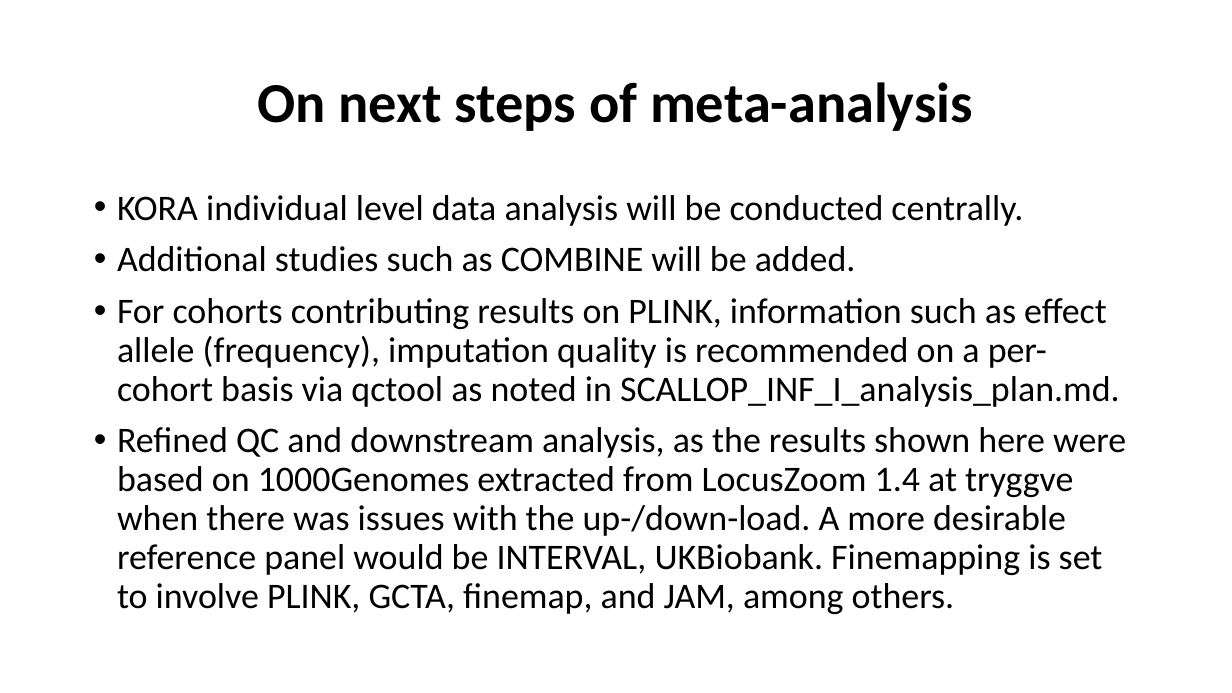
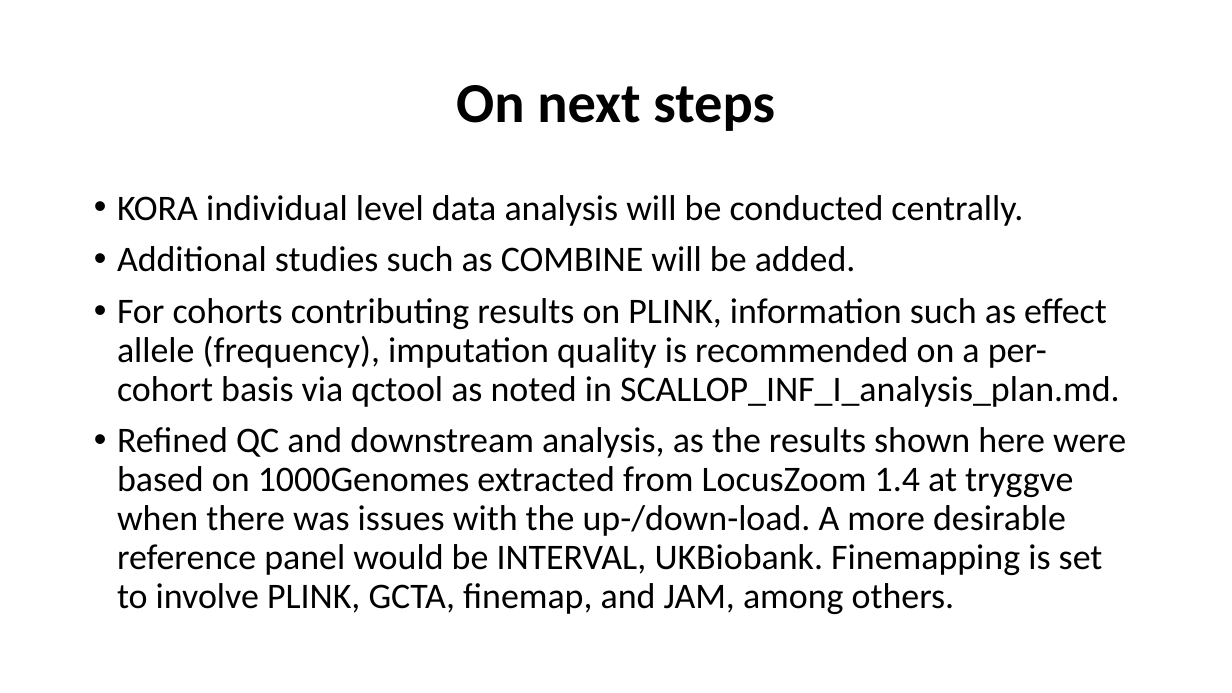
Before and after one commit to jinghuazhao/INF, a slide deck: slide 10 of doc/SCALLOP_INF1-291118.pptx. Drawn at 1232x693 pixels with LibreOffice and Linux fonts; fonts in the diff are those of the drawing. Boxes give left, top, right and bottom in pixels: in the first picture for what was removed or moved away, otherwise in the second. Text is boxed around its words. In the diff, an @@ line names an element or a change of style, - is before the commit and + after.

Commit message:
Documents and auxiliary files

```diff
--- a/doc/SCALLOP_INF1-291118.pptx
+++ b/doc/SCALLOP_INF1-291118.pptx
@@ title at (456, 85, 775, 131): text changed @@
-On next steps of meta-analysis
+On next steps
```
